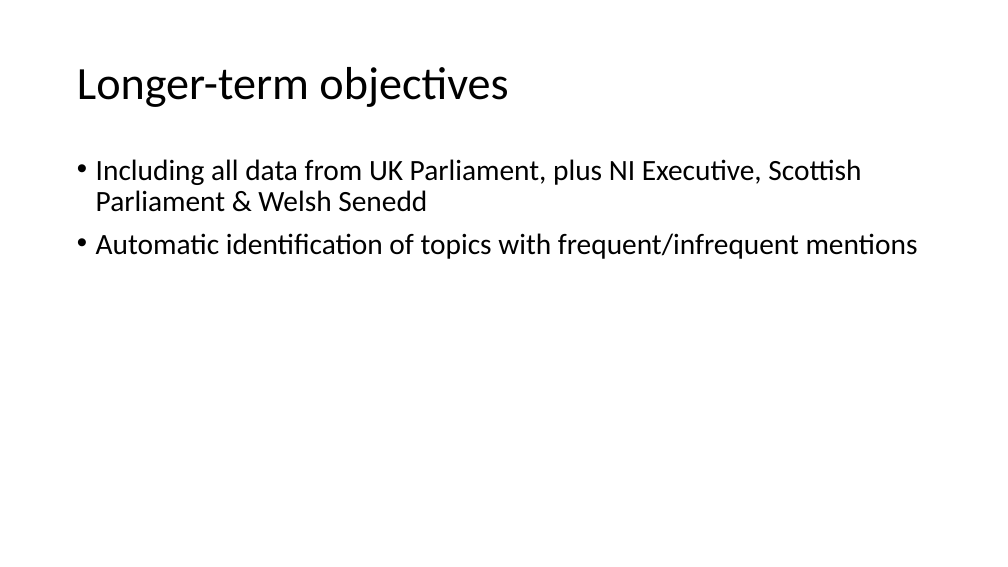
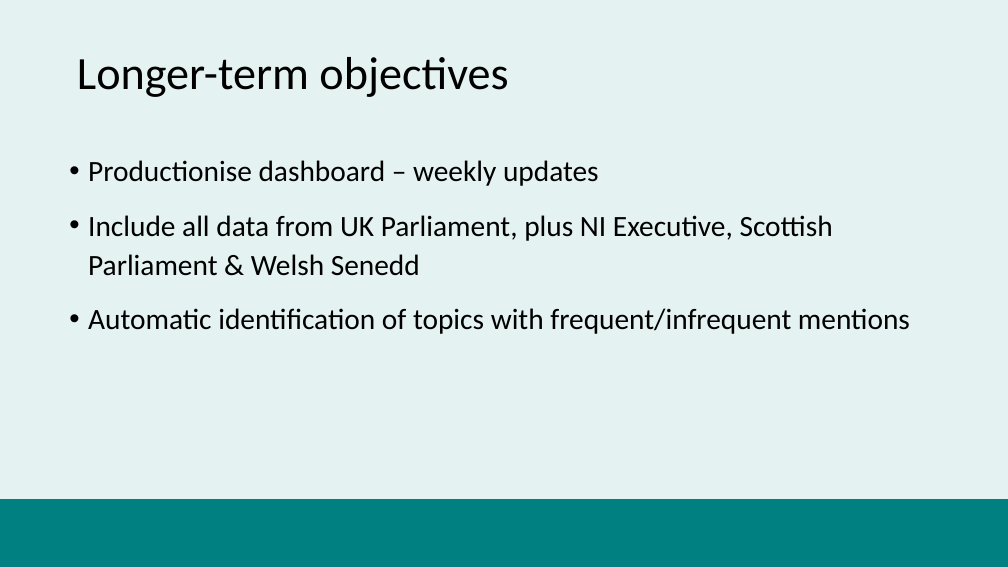
Before and after one commit to datasciencecampus/uk-parliament-stats, a slide deck: slide 6 of user-engagement/impact-task-and-finish-group--project-summary.pptx. Drawn at 1008x567 pixels with LibreOffice and Linux fonts; fonts in the diff are those of the drawing; background and template pictures are left out. Boxes give left, top, right and bottom in pixels: in the first picture for what was removed or moved away, otherwise in the second. Text is boxed around its words. In the diff, an @@ line names an element or a change of style, - is before the commit and + after.

Commit message:
updated pptx for impact T&F group - image on title & updated content

```diff
--- a/user-engagement/impact-task-and-finish-group--project-summary.pptx
+++ b/user-engagement/impact-task-and-finish-group--project-summary.pptx
@@ background #FFFFFF to #008080 at 10% opacity @@
@@ title "Longer-term objectives": place and size @@
-title "Longer-term objectives" at (77,67,508,107)
+title "Longer-term objectives" at (77,57,508,97)
@@ text at (88,160,833,276): text changed @@
-• Including all data from UK Parliament, plus NI Executive, Scottish Parliament & Welsh Senedd
+• Productionise dashboard – weekly updates
+• Include all data from UK Parliament, plus NI Executive, Scottish Parliament & Welsh Senedd
@@ text at (88,308,910,334): line spacing 0.9 to 1.1; more space between paragraphs @@
@@ rectangle added at (0,499,1008,567), fill #008080 @@
```
Also in this commit, not shown: 2 other slides changed, 1 slide added, 1 slide removed.
